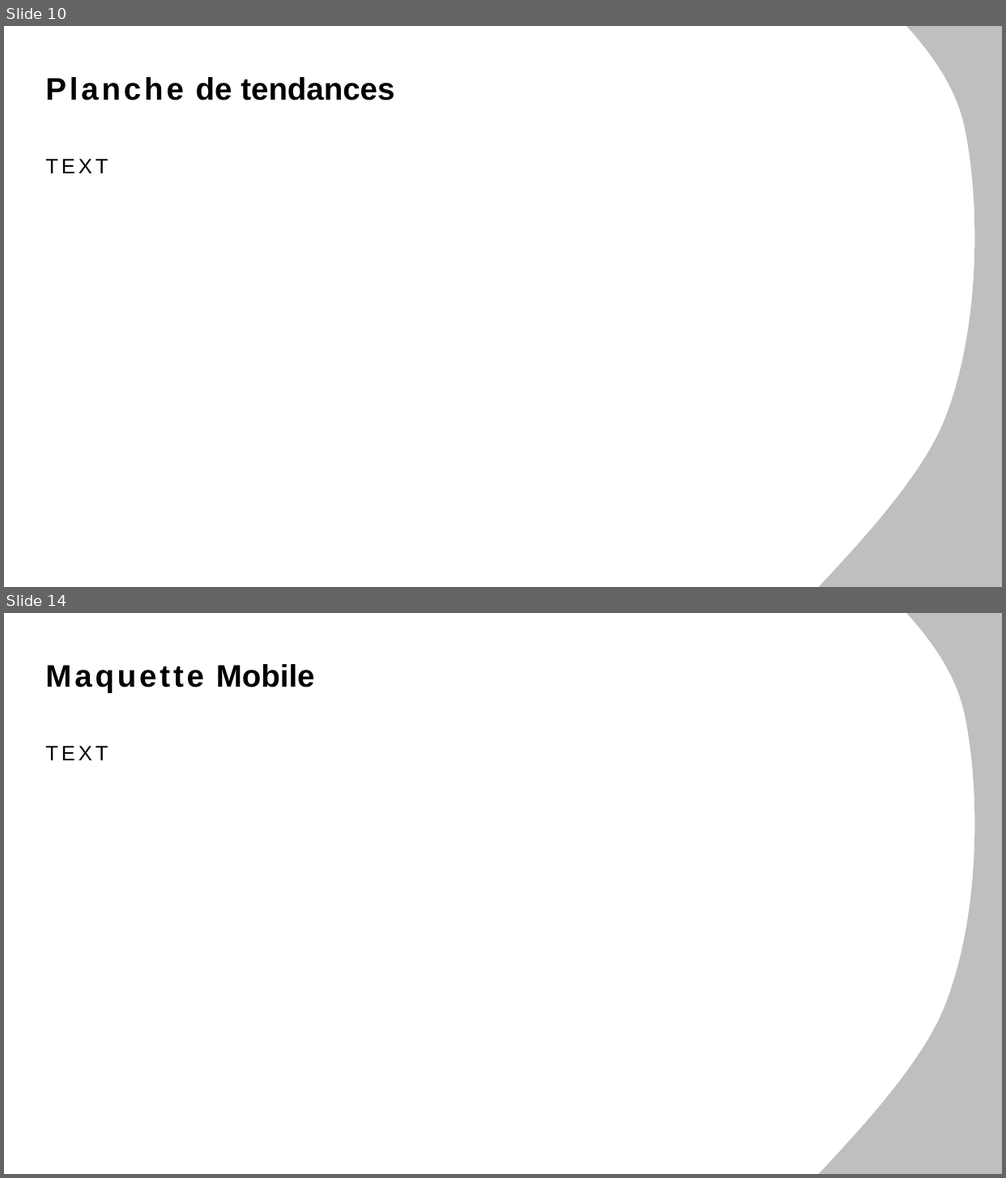
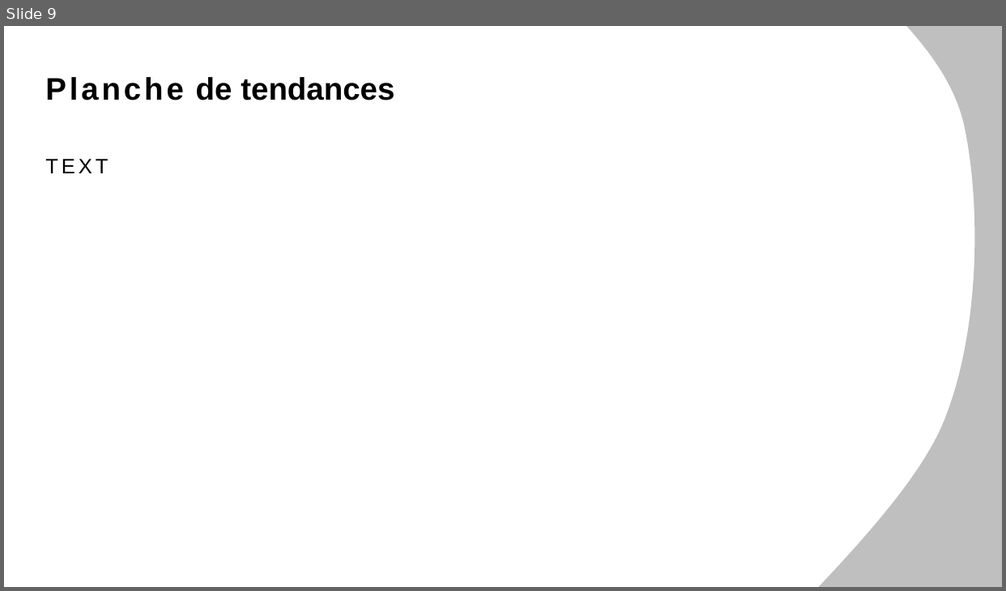
Before and after one commit to Adrien-Ray/visualtgr, a slide deck: design/AD/dossier-conception/dossier-conception.pptx. Shown one above the other, each under a label of ours: slides 10 and 14 before the commit, slide 9 after it; the slides between them are not shown. The pictures are 1006x1178 and 1006x591 pixels, drawn with LibreOffice and Linux fonts; fonts in the diff are those of the drawing. Boxes give left, top, right and bottom in pixels: in the first picture for what was removed or moved away, otherwise in the second. Text is boxed around its words. In the diff, an @@ line names an element or a change of style, - is before the commit and + after.

```diff
--- a/design/AD/dossier-conception/dossier-conception.pptx
+++ b/design/AD/dossier-conception/dossier-conception.pptx
@@ slide 14 removed at box(4, 613, 1002, 1174), background #FFFFFF @@
@@ freeform shape removed at box(742, 613, 1002, 1174) @@
@@ text removed at box(45, 664, 315, 692) @@
-Maquette Mobile
@@ text removed at box(45, 746, 108, 760) @@
-TEXT
@@ what was slide 10 is now slide 9 @@
```
Also in this commit, not shown: 9 slides changed, 2 other slides removed, 5 other files.
